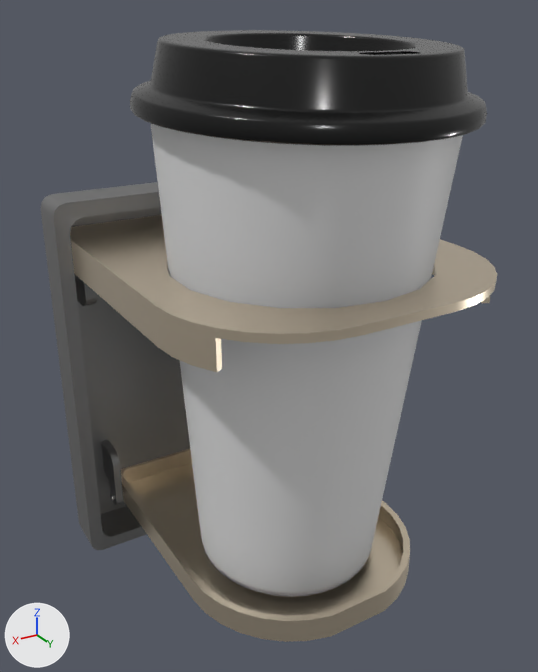
The glTF model newweb/models/cup.glb: old version first, new version second.
One viewpoint serves both versions: a camera (50 mm lens) standing at (0.102, 0.313, 0.665) and looking at (0.002, 0.145, 0.582). Arrows for +X, +Y and +Z are at lower left; the lights stay in place. Where no turn or scale is listed for an object, it has been applied to the vertices.

The older version as bpy lines, for what is in view:
```python
me_cap_500ml_hr_001 = bpy.data.meshes.new('cap_500ml_HR.001')
me_cap_500ml_hr_001.from_pydata(...)  # 1963 vertices, 3812 faces; spans x -0.0413..0.0413, y 0.1183..0.2006, z 0.5155..0.6618
# faces by material slot: [2032, 1764, 16]
me_cap_500ml_hr_001.materials.append(mat_material)  # black #000000
me_cap_500ml_hr_001.materials.append(mat_material_004)  # white #e7e7e7
me_cap_500ml_hr_001.materials.append(mat_coffee)  # brown #3e322a
me_cube_132 = bpy.data.meshes.new('Cube.132')
me_cube_132.from_pydata(...)  # 198 vertices, 396 faces; spans x -0.045..0.045, y -0.0083..0.0991, z -0.005..0.005
me_cube_132.materials.append(mat_rose_bar)  # beige #f7e7ce
me_cube_134 = bpy.data.meshes.new('Cube.134')
me_cube_134.from_pydata(...)  # 88 vertices, 172 faces; spans x -0.035..0.035, y -0.0084..0.0877, z -0.0036..0.0036
me_cube_134.materials.append(mat_rose_bar)  # beige #f7e7ce
me_cube_140 = bpy.data.meshes.new('Cube.140')
me_cube_140.from_pydata(...)  # 428 vertices, 818 faces; spans x -0.049..0.049, y 0.0937..0.1082, z 0.4982..0.6175
# faces by material slot: [272, 546]
me_cube_140.materials.append(mat_sv_bar)  # white #f4f4f4
me_cube_140.materials.append(mat_gray_mt)  # grey #959595
ob_cup = bpy.data.objects.new('cup', me_cap_500ml_hr_001)
ob_cup.location = (0.0, 0.0, 0.0)
ob_cup_base = bpy.data.objects.new('cup_base', me_cube_140)
ob_cup_base.location = (0.0, 0.0, 0.0)
ob_cup_base_bottom = bpy.data.objects.new('cup_base_bottom', me_cube_134)
ob_cup_base_bottom.location = (0.0, 0.102, 0.515)
ob_cup_base_middle = bpy.data.objects.new('cup_base_middle', me_cube_132)
ob_cup_base_middle.location = (0.0, 0.102, 0.602)
```
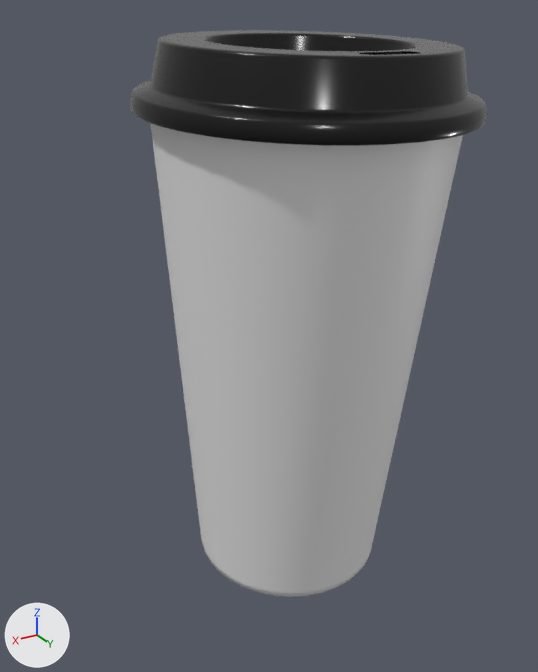
Changed parts and their boxes (x1, y1, x2, y2) in the pictures (538 x 672 px):
'cup_base', deleted: before (41, 182, 190, 550)
    faces in mat_gray_mt (grey #959595): (41, 182, 190, 550)
'cup_base_middle', deleted: before (70, 215, 497, 372)
'cup_base_bottom', deleted: before (121, 448, 410, 642)

What changed in the scene script:
```text
Remove ob_cup_base:
    ob_cup_base = bpy.data.objects.new('cup_base', me_cube_140)
    ob_cup_base.location = (0.0, 0.0, 0.0)
Remove ob_cup_base_bottom:
    ob_cup_base_bottom = bpy.data.objects.new('cup_base_bottom', me_cube_134)
    ob_cup_base_bottom.location = (0.0, 0.102, 0.515)
Remove ob_cup_base_middle:
    ob_cup_base_middle = bpy.data.objects.new('cup_base_middle', me_cube_132)
    ob_cup_base_middle.location = (0.0, 0.102, 0.602)
```
